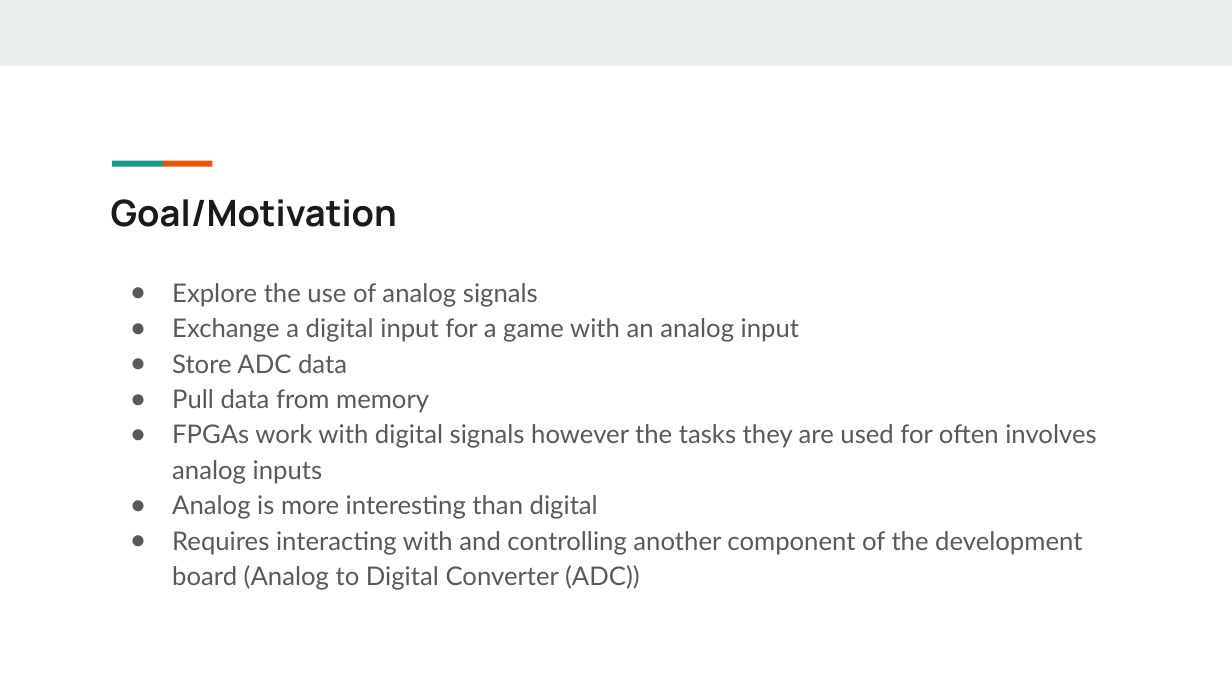
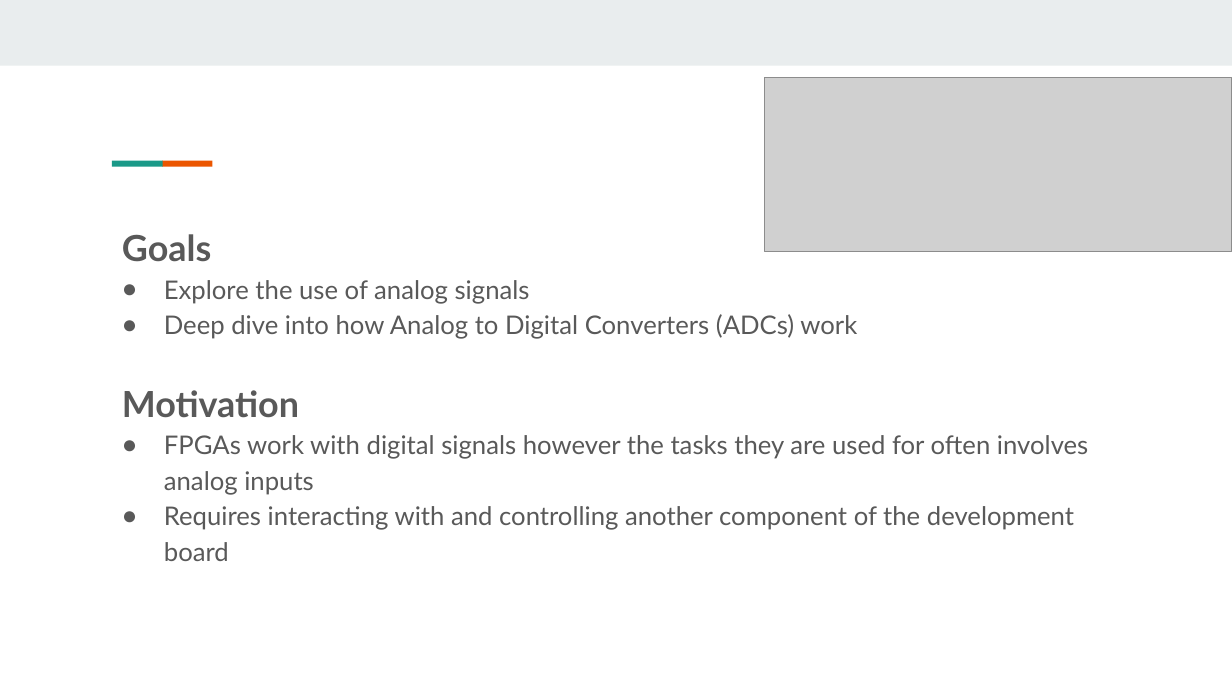
Before and after one commit to xu842251462/EC551_Final_Project, a slide deck: slide 2 of Bringing the Analog World to Digital Design_EC551_Final Project.pptx. Drawn at 1232x693 pixels with LibreOffice and Linux fonts; fonts in the diff are those of the drawing; grey boxes stand for pictures. Boxes give left, top, right and bottom in pixels: in the first picture for what was removed or moved away, otherwise in the second. Text is boxed around its words. In the diff, an @@ line names an element or a change of style, - is before the commit and + after.

```diff
--- a/Bringing the Analog World to Digital Design_EC551_Final Project.pptx
+++ b/Bringing the Analog World to Digital Design_EC551_Final Project.pptx
@@ picture added at (764, 78, 1232, 252) @@
@@ text "Goals": place and size @@
-text "Goals" at (172, 283, 1096, 590)
+text "Goals" at (122, 234, 1088, 561)
@@ title removed at (111, 199, 397, 227) @@
-Goal/Motivation
@@ text at (122, 234, 211, 262): paragraph added @@
+Goals
@@ text at (122, 314, 857, 418): text changed @@
-● Exchange a digital input for a game with an analog input
-● Store ADC data
-● Pull data from memory
+● Deep dive into how Analog to Digital Converters (ADCs) work
+Motivation
@@ text at (164, 506, 1074, 561): text changed @@
-● Analog is more interesting than digital
-● Requires interacting with and controlling another component of the development board (Analog to Digital Converter (ADC))
+● Requires interacting with and controlling another component of the development board
```
Also in this commit, not shown: 4 other slides changed, 11 slides added, 10 slides removed.
